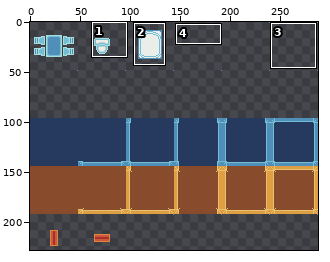
A pixel-art file gets an edit: Assets/Sprites/ase/base.aseprite. Above: a wide view before the commit, with the close-up outlined.
Close-up. First the earlier version:
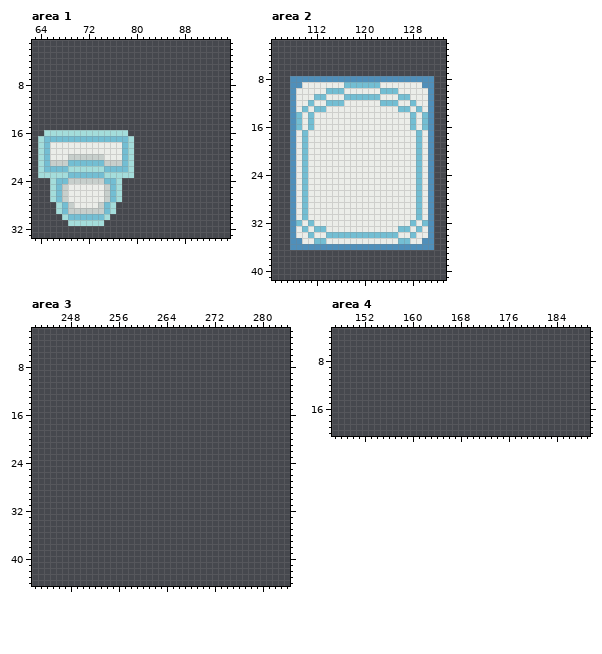
288x240 pixels, 1 frame. Shown: area 1: x 63..95, y 1..33; area 2: x 105..133, y 2..41; area 3: x 242..284, y 2..44; area 4: x 147..189, y 3..20. The wide view leaves out empty margins. The commit also changed other parts of the picture, which this record leaves out.
New version:
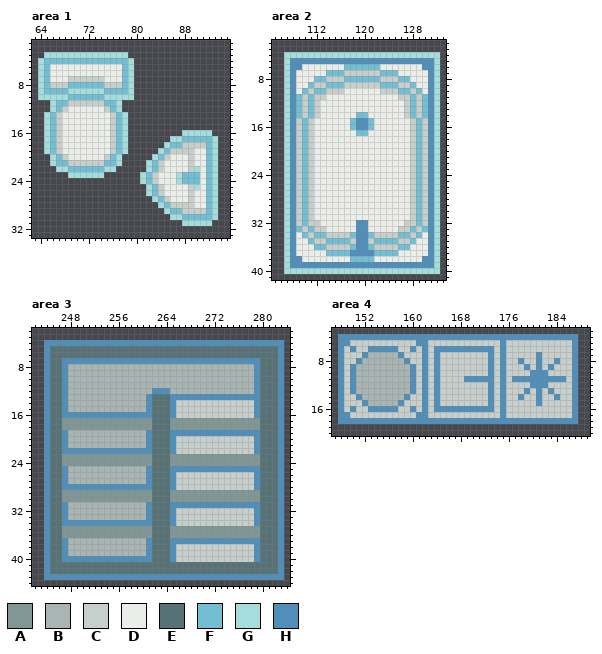
Palette (. is transparent): A #819796  B #a8b5b2  C #c7cfcc  D #ebede9  E #577277  F #73bed3  G #a4dddb  H #4f8fba
The edit:
layer "furniture/furniture" added
layer "furniture/toilet" removed
layer "furniture/bathtub" removed
Changed rows in their new state; - is an unchanged pixel.
Area 1:
first column x 64:
 3 -GGGGGGGGGGGGGG---------------
 4 GFFFFFFFFFFFFFFG--------------
 5 GFDDDDDDDDDDDDFG--------------
 6 GFDDDDDDDDDDDDFG--------------
 7 GFDDDCCCCCCDDDFG--------------
 8 GFCCCFFFFFFCCCFG--------------
 9 GFFFFGGGGGGFFFFG--------------
10 GGGGGFFFFFFGGGGG--------------
11 --GFFCCCCCCFFG----------------
12 --GFCDDDDDDCFG----------------
13 -GFCDDDDDDDDCFG---------------
14 -GFCDDDDDDDDCFG---------------
15 -GFCDDDDDDDDCFG---------------
16 --FCDDDDDDDDCF----------GGGGG-
17 .G-CDDDDDDDDC-G.------GGFFFFFG
18 .GFC--------CFG.-----GFFCCCCFG
19 .GFC--------CFG.----GFCCCCDDFG
20 ..GFCDDDDDDCFG..---GFCDDDCDDFG
21 ..GFFCCCCCCFFG..--GFCDDDDCDDFG
22 ...GGFFFFFFGG...--GFCDDDDCGDFG
23 .....GGGGGG.....-GFCDDDGFFFDFG
24 --............---GFCDDDGFFFDFG
25 --............----GFCDDDDCGDFG
26 --............----GFCDDDDCDDFG
27 --............-----GFCDDDCDDFG
28 ---..........-------GFCCCCDDFG
29 ---..........--------GFFCCCCFG
30 ----........----------GGFFFFFG
31 -----......-------------GGGGG-
Area 2, layer "furniture/furniture":
first column x 107:
 4 GGGGGGGGGGGGGGGGGGGGGGGGGG
 5 GHHHHHHHHHHHHHHHHHHHHHHHHG
 6 GHHDDDDDDDFFFFFFDDDDDDDHHG
 7 GHDDDDDFFFCCCCCCFFFDDDDDHG
 8 G-DDDFFCCCFFFFFFCCCFFDDD-G
 9 G-D-FCCFFFCCCCCCFFFCCF-D-G
10 G--FCFFCCC------CCCFFCF--G
11 G-FCFCC---DDDDDD---CCFCF-G
12 G-FC-C-DDD------DDD-C-CF-G
13 G-FCFCD------------DCFCF-G
14 G--C-C------FF------C-C--G
15 G-CFC------FHHF------CFC-G
16 G-CFC------FHHF------CFC-G
17 G-C-C-------FF-------C-C-G
18 G-C-C----------------C-C-G
19 G-C-C----------------C-C-G
20 G-C-C----------------C-C-G
21 G-C-C----------------C-C-G
22 G-C-C----------------C-C-G
23 G-C-C----------------C-C-G
24 G-C-C----------------C-C-G
25 G-C-C----------------C-C-G
26 G-C-C----------------C-C-G
27 G-C-C----------------C-C-G
28 G-C-C----------------C-C-G
29 G-C-C----------------C-C-G
30 G-C-C----------------C-C-G
31 G-C-C----------------C-C-G
32 G-CFCC------HH------CCFC-G
33 G-FCFCC-----HH-----CCFCF-G
34 G--FCFFCCCC-HH-CCCCFFCF--G
35 G-D-FCCFFFFCHHCFFFFCCF-D-G
36 G-DDDFFCCCCF--FCCCCFFDDD-G
37 GHDDDDDFFFFHHHHFFFFDDDDDHG
38 GHHDDDDDDDDFFFFDDDDDDDDHHG
39 GHHHHHHHHHHHHHHHHHHHHHHHHG
40 GGGGGGGGGGGGGGGGGGGGGGGGGG
Area 3, layer "furniture/furniture":
first column x 244:
 4 HHHHHHHHHHHHHHHHHHHHHHHHHHHHHHHHHHHHHHHH
 5 HEEEEEEEEEEEEEEEEEEEEEEEEEEEEEEEEEEEEEEH
 6 HEEEEEEEEEEEEEEEEEEEEEEEEEEEEEEEEEEEEEEH
 7 HEEHHHHHHHHHHHHHHHHHHHHHHHHHHHHHHHHHEEEH
 8 HEEHBBBBBBBBBBBBBBBBBBBBBBBBBBBBBBBHEEEH
 9 HEEHBBBBBBBBBBBBBBBBBBBBBBBBBBBBBBBHEEEH
10 HEEHBBBBBBBBBBBBBBBBBBBBBBBBBBBBBBBHEEEH
11 HEEHBBBBBBBBBBBBBBBBBBBBBBBBBBBBBBBHEEEH
12 HEEHBBBBBBBBBBBBBBHHHBBBBBBBBBBBBBBHEEEH
13 HEEHBBBBBBBBBBBBBHEEEHHHHHHHHHHHHHHHEEEH
14 HEEHBBBBBBBBBBBBBHEEEHCCCCCCCCCCCCCHEEEH
15 HEEHBBBBBBBBBBBBBHEEEHCCCCCCCCCCCCCHEEEH
16 HEEHHHHHHHHHHHHHHHEEEHCCCCCCCCCCCCCHEEEH
17 HEEAAAAAAAAAAAAAAAEEEAAAAAAAAAAAAAAAEEEH
18 HEEAAAAAAAAAAAAAAAEEEAAAAAAAAAAAAAAAEEEH
19 HEEHBBBBBBBBBBBBBHEEEHHHHHHHHHHHHHHHEEEH
20 HEEHBBBBBBBBBBBBBHEEEHCCCCCCCCCCCCCHEEEH
21 HEEHBBBBBBBBBBBBBHEEEHCCCCCCCCCCCCCHEEEH
22 HEEHHHHHHHHHHHHHHHEEEHCCCCCCCCCCCCCHEEEH
23 HEEAAAAAAAAAAAAAAAEEEAAAAAAAAAAAAAAAEEEH
24 HEEAAAAAAAAAAAAAAAEEEAAAAAAAAAAAAAAAEEEH
25 HEEHBBBBBBBBBBBBBHEEEHHHHHHHHHHHHHHHEEEH
26 HEEHBBBBBBBBBBBBBHEEEHCCCCCCCCCCCCCHEEEH
27 HEEHBBBBBBBBBBBBBHEEEHCCCCCCCCCCCCCHEEEH
28 HEEHHHHHHHHHHHHHHHEEEHCCCCCCCCCCCCCHEEEH
29 HEEAAAAAAAAAAAAAAAEEEAAAAAAAAAAAAAAAEEEH
30 HEEAAAAAAAAAAAAAAAEEEAAAAAAAAAAAAAAAEEEH
31 HEEHBBBBBBBBBBBBBHEEEHHHHHHHHHHHHHHHEEEH
32 HEEHBBBBBBBBBBBBBHEEEHCCCCCCCCCCCCCHEEEH
33 HEEHBBBBBBBBBBBBBHEEEHCCCCCCCCCCCCCHEEEH
34 HEEHHHHHHHHHHHHHHHEEEHCCCCCCCCCCCCCHEEEH
35 HEEAAAAAAAAAAAAAAAEEEAAAAAAAAAAAAAAAEEEH
36 HEEAAAAAAAAAAAAAAAEEEAAAAAAAAAAAAAAAEEEH
37 HEEHBBBBBBBBBBBBBHEEEHHHHHHHHHHHHHHHEEEH
38 HEEHBBBBBBBBBBBBBHEEEHCCCCCCCCCCCCCHEEEH
39 HEEHBBBBBBBBBBBBBHEEEHCCCCCCCCCCCCCHEEEH
40 HEEHHHHHHHHHHHHHHHEEEHCCCCCCCCCCCCCHEEEH
41 HEEEEEEEEEEEEEEEEEEEEEEEEEEEEEEEEEEEEEEH
42 HEEEEEEEEEEEEEEEEEEEEEEEEEEEEEEEEEEEEEEH
43 HHHHHHHHHHHHHHHHHHHHHHHHHHHHHHHHHHHHHHHH
Area 4, layer "furniture/furniture":
first column x 148:
 4 HHHHHHHHHHHHHHHHHHHHHHHHHHHHHHHHHHHHHHHH
 5 HHCCCCCCCCCCCHHCCCCCCCCCCCCHCCCCCCCCCCCH
 6 HCHCCHHHHHCCHCHCHHHHHHHHHHCHCCCCCCCCCCCH
 7 HCCCHBBBBBHCCCHCHCCCCCCCCHCHCCCCCHCCCCCH
 8 HCCHBBBBBBBHCCHCHCCCCCCCCHCHCCHCCHCCHCCH
 9 HCHBBBBBBBBBHCHCHCCCCCCCCHCHCCCHCHCHCCCH
10 HCHBBBBBBBBBHCHCHCCCCCCCCHCHCCCCHHHCCCCH
11 HCHBBBBBBBBBHCHCHCCCCHHHHHCHCHHHHHHHHHCH
12 HCHBBBBBBBBBHCHCHCCCCCCCCHCHCCCCHHHCCCCH
13 HCHBBBBBBBBBHCHCHCCCCCCCCHCHCCCHCHCHCCCH
14 HCCHBBBBBBBHCCHCHCCCCCCCCHCHCCHCCHCCHCCH
15 HCCCHBBBBBHCCCHCHCCCCCCCCHCHCCCCCHCCCCCH
16 HCHCCHHHHHCCHCHCHHHHHHHHHHCHCCCCCCCCCCCH
17 HHCCCCCCCCCCCHHCCCCCCCCCCCCHCCCCCCCCCCCH
18 HHHHHHHHHHHHHHHHHHHHHHHHHHHHHHHHHHHHHHHH
Changed places in both close-ups, as pixel boxes (x1, y1, x2, y2):
changed: (38, 52, 218, 226)
changed: (284, 52, 440, 274)
added: (44, 340, 284, 580)
added: (338, 334, 578, 424)
